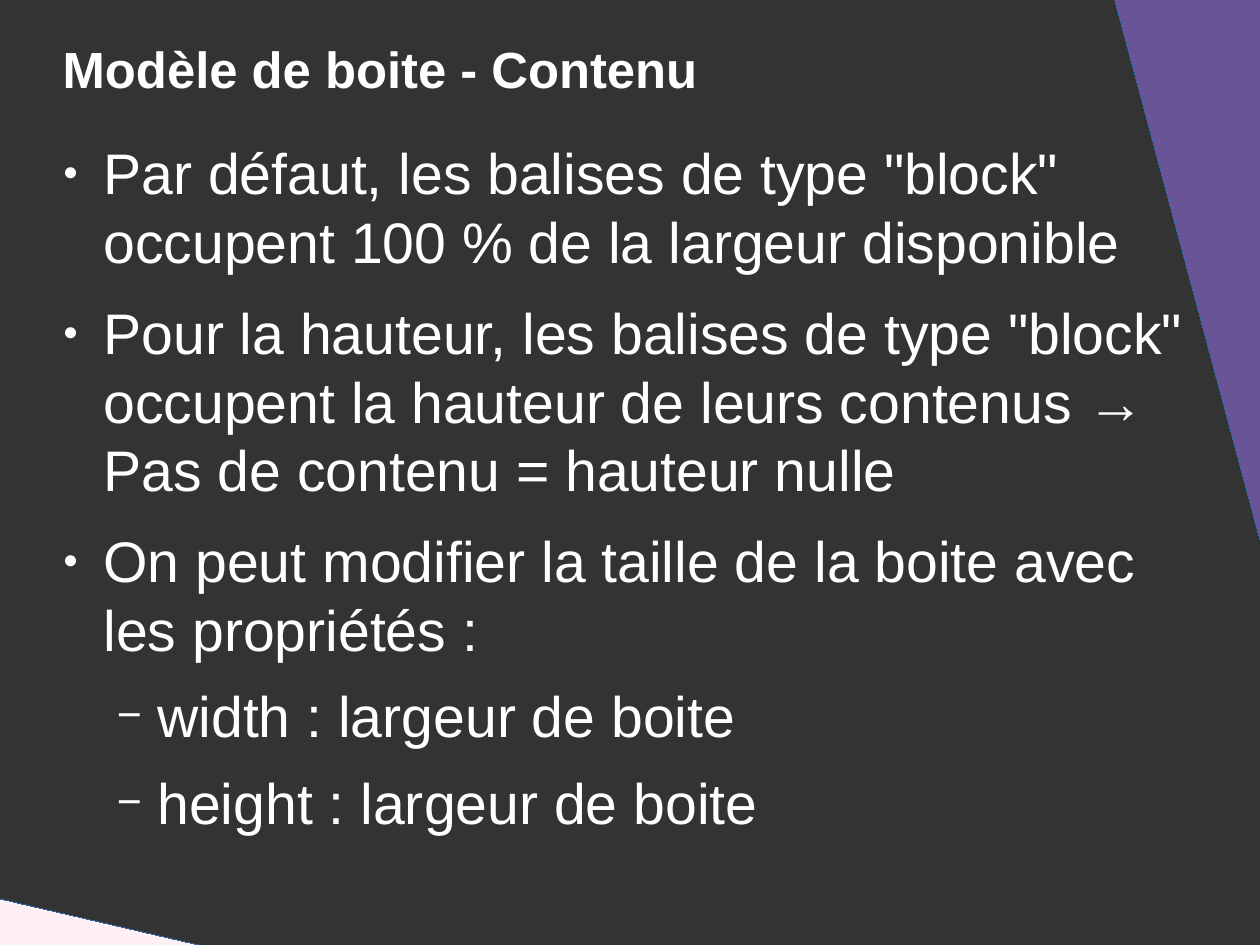
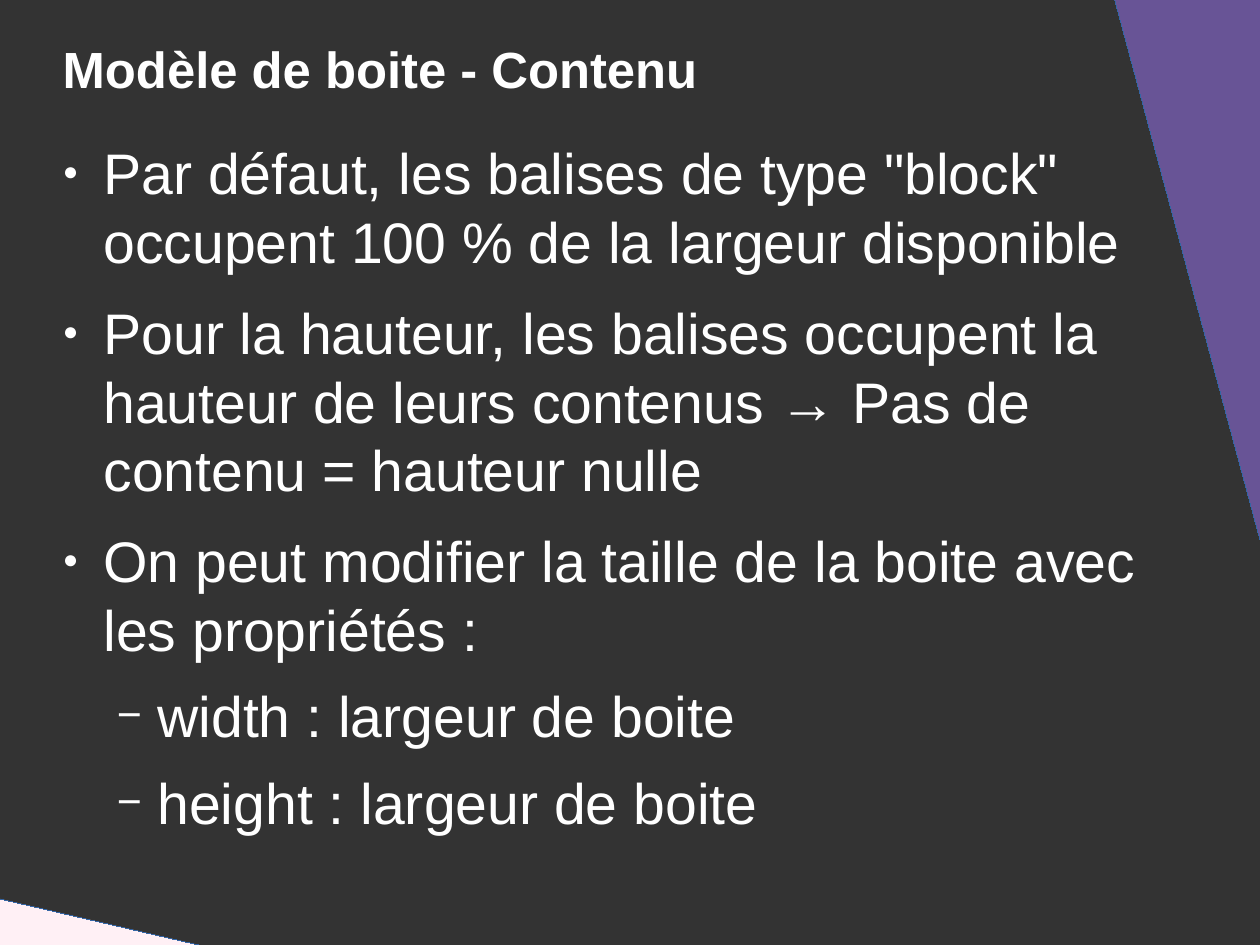
Before and after one commit to DanYellow/presentations, a slide deck: slide 18 of mmi/html/travaux-pratiques/numero-2/presentation.odp (slide 17 before the commit). Drawn at 1260x945 pixels with LibreOffice and Linux fonts; fonts in the diff are those of the drawing. Boxes give left, top, right and bottom in pixels: in the first picture for what was removed or moved away, otherwise in the second. Text is boxed around its words. In the diff, an @@ line names an element or a change of style, - is before the commit and + after.

```diff
--- a/mmi/html/travaux-pratiques/numero-2/presentation.odp
+++ b/mmi/html/travaux-pratiques/numero-2/presentation.odp
@@ text at bbox=[103, 312, 1097, 492]: text changed @@
-● Pour la hauteur, les balises de type "block" occupent la hauteur de leurs contenus → Pas de contenu = hauteur nulle
+● Pour la hauteur, les balises occupent la hauteur de leurs contenus → Pas de contenu = hauteur nulle
```
Also in this commit, not shown: 4 other slides changed, 1 slide removed, 7 other files.
